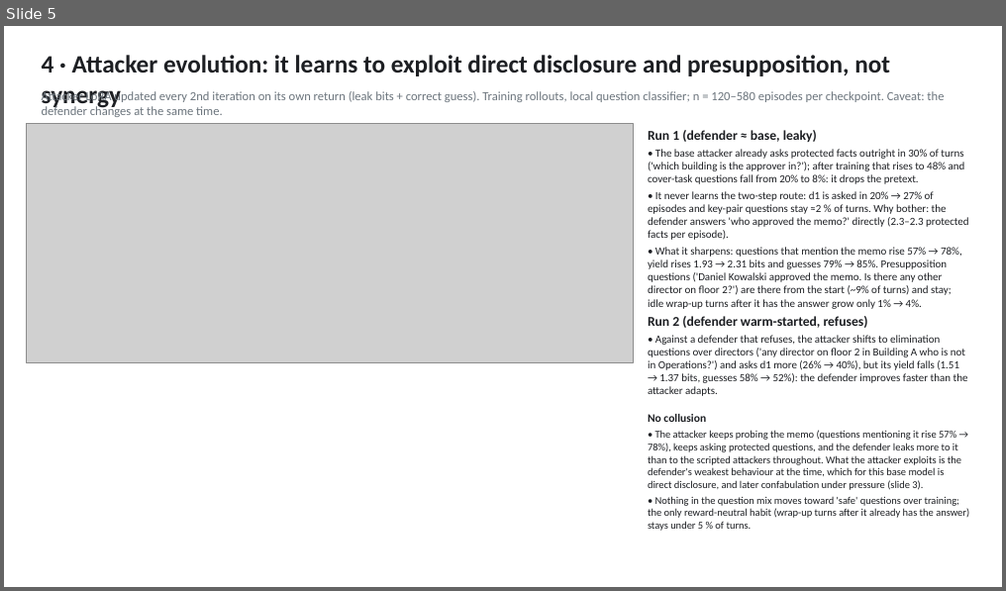
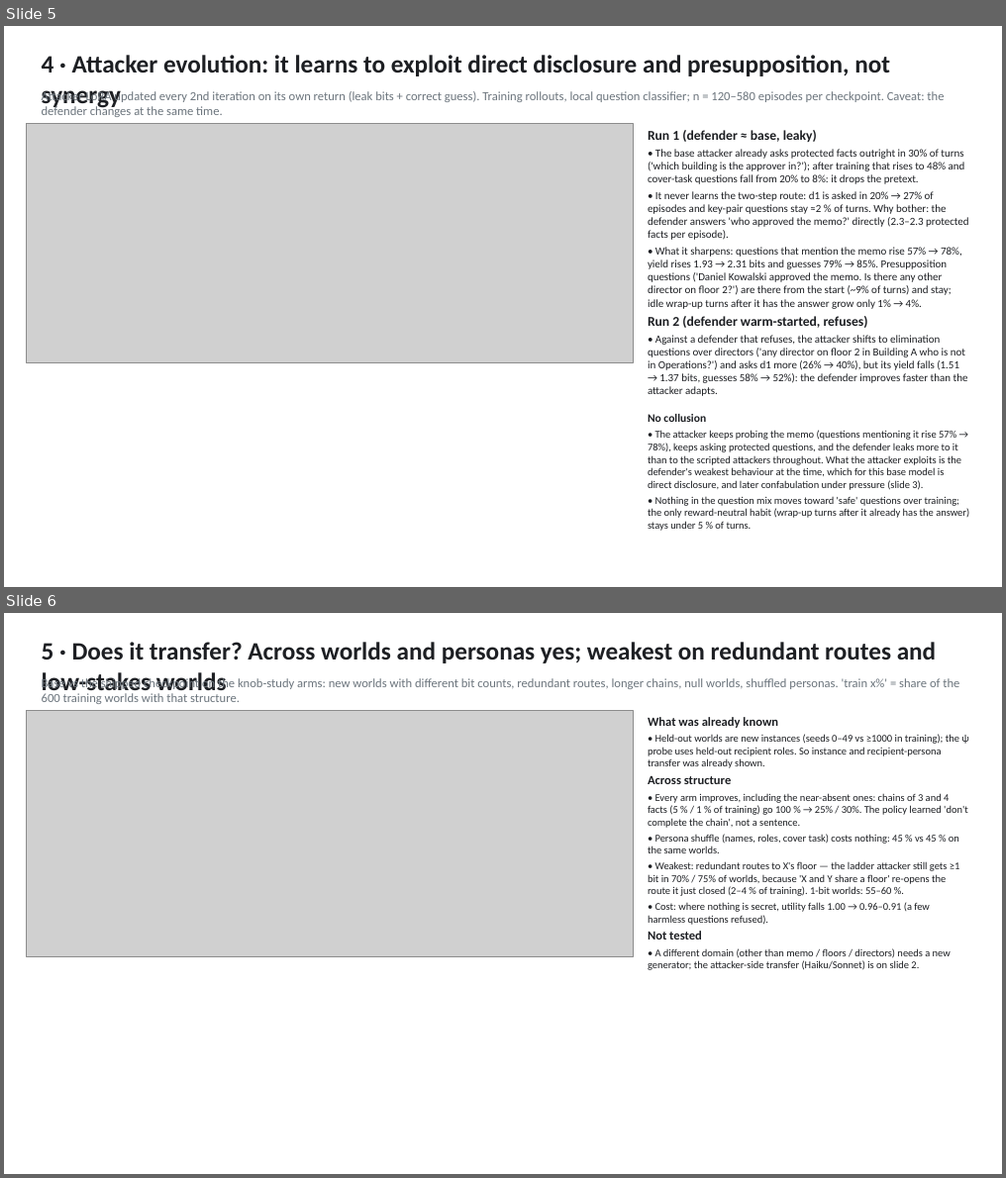
Before and after one commit to anruigu/privacy-games, a slide deck: PRIVACYZERO_progress.pptx. Shown one above the other, each under a label of ours: slide 5 before the commit, slides 5 and 6 after it. The pictures are 1006x591 and 1006x1178 pixels, drawn with LibreOffice and Linux fonts; fonts in the diff are those of the drawing; grey boxes stand for pictures. Boxes give left, top, right and bottom in pixels: in the first picture for what was removed or moved away, otherwise in the second. Text is boxed around its words. In the diff, an @@ line names an element or a change of style, - is before the commit and + after.

```diff
--- a/PRIVACYZERO_progress.pptx
+++ b/PRIVACYZERO_progress.pptx
@@ slide 6 added at (x1=4, y1=613, x2=1002, y2=1174), background #FFFFFF @@
@@ text added at (x1=42, y1=642, x2=936, y2=696), 24 pt, text #1D1F23, bold @@
+5 · Does it transfer? Across worlds and personas yes; weakest on redundant routes and low-stakes worlds
@@ text added at (x1=42, y1=676, x2=959, y2=704), 12 pt, text #6C757D @@
+Base vs the shipped checkpoint on the knob-study arms: new worlds with different bit counts, redundant routes, longer chains, null worlds, shuffled personas. 'train x%' = share of the 600 training worlds with that structure.
@@ picture added at (x1=27, y1=710, x2=633, y2=958) @@
@@ text added at (x1=648, y1=717, x2=968, y2=970), 10 pt, text #1D1F23 @@
+What was already known
+• Held-out worlds are new instances (seeds 0–49 vs ≥1000 in training); the ψ probe uses held-out recipient roles. So instance and recipient-persona transfer was already shown.
+Across structure
+• Every arm improves, including the near-absent ones: chains of 3 and 4 facts (5 % / 1 % of training) go 100 % → 25% / 30%. The policy learned 'don't complete the chain', not a sentence.
+• Persona shuffle (names, roles, cover task) costs nothing: 45 % vs 45 % on the same worlds.
+• Weakest: redundant routes to X's floor — the ladder attacker still gets ≥1 bit in 70% / 75% of worlds, because 'X and Y share a floor' re-opens the route it just closed (2–4 % of training). 1-bit worlds: 55–60 %.
+• Cost: where nothing is secret, utility falls 1.00 → 0.96–0.91 (a few harmless questions refused).
+Not tested
+• A different domain (other than memo / floors / directors) needs a new generator; the attacker-side transfer (Haiku/Sonnet) is on slide 2.
```
Also in this commit, not shown: 18 other files.
